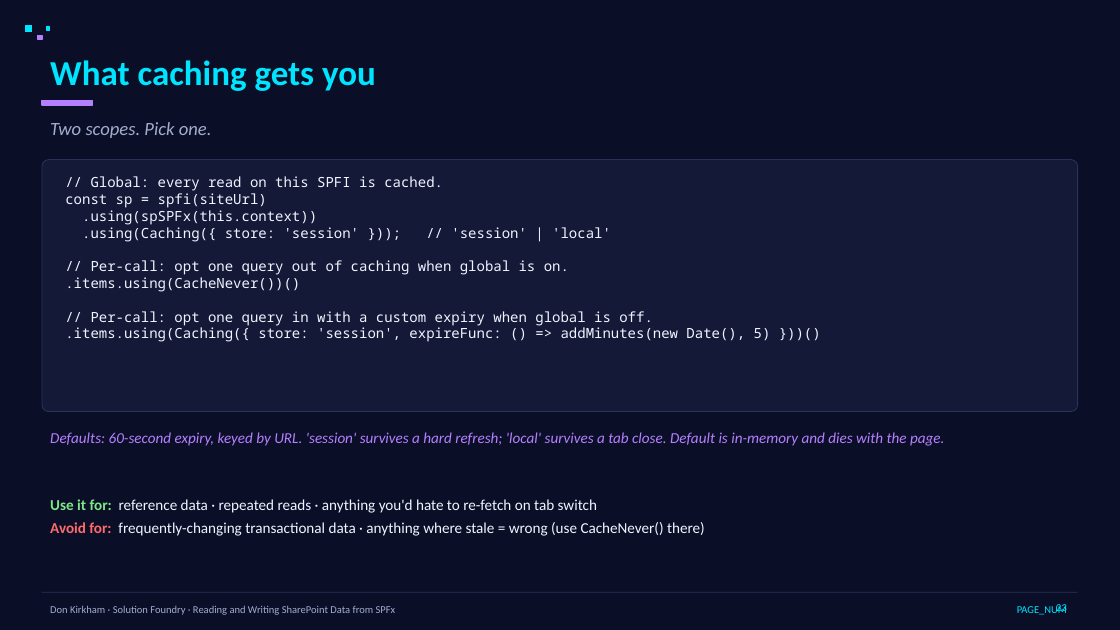
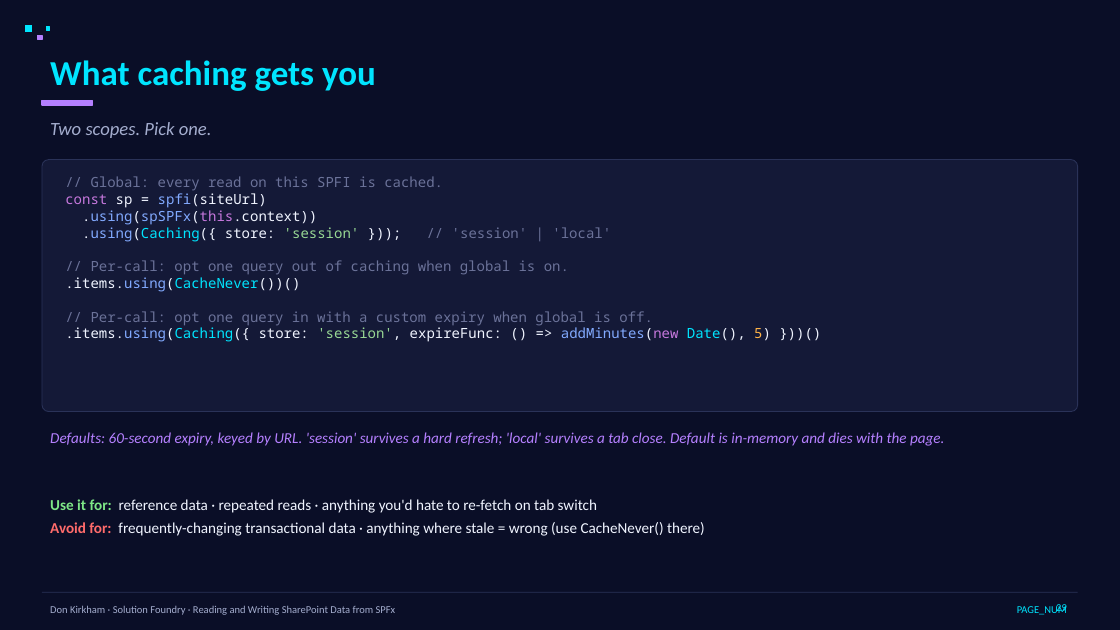
Before and after one commit to DonKirkham/dataDemo, a slide deck: slide 29 of presentation/data-access-spfx.pptx (slide 23 before the commit). Drawn at 1120x630 pixels with LibreOffice and Linux fonts; fonts in the diff are those of the drawing. Boxes give left, top, right and bottom in pixels: in the first picture for what was removed or moved away, otherwise in the second. Text is boxed around its words. In the diff, an @@ line names an element or a change of style, - is before the commit and + after.

```diff
--- a/presentation/data-access-spfx.pptx
+++ b/presentation/data-access-spfx.pptx
@@ text "// Global: every read on ..." at [65,176,771,342]: text colour #F0F4FF to #6B7299 in "// Global: every read on this SPFI ...", "// 'session' | 'local'", "// Per-call: opt one query out of ...", "// Per-call: opt one query in with ..."; text colour #F0F4FF to #C678DD in "const", ".using(spSPFx(this.context))", "addMinutes(new"; text colour #F0F4FF to #82AAFF in "spfi(siteUrl)", ".using(spSPFx(this.context))", ".using(Caching({", ".items.using(CacheNever())()" and 1 more places; text colour #F0F4FF to #00E5FF in ".using(Caching({", ".items.using(CacheNever())()", ".items.using(Caching({ Date(),"; text colour #F0F4FF to #98D894 in "'session'", "'session',"; text colour #F0F4FF to #FFB347 in "5)" @@
```
Also in this commit, not shown: 19 other slides changed, 6 slides added, 2 other files.
